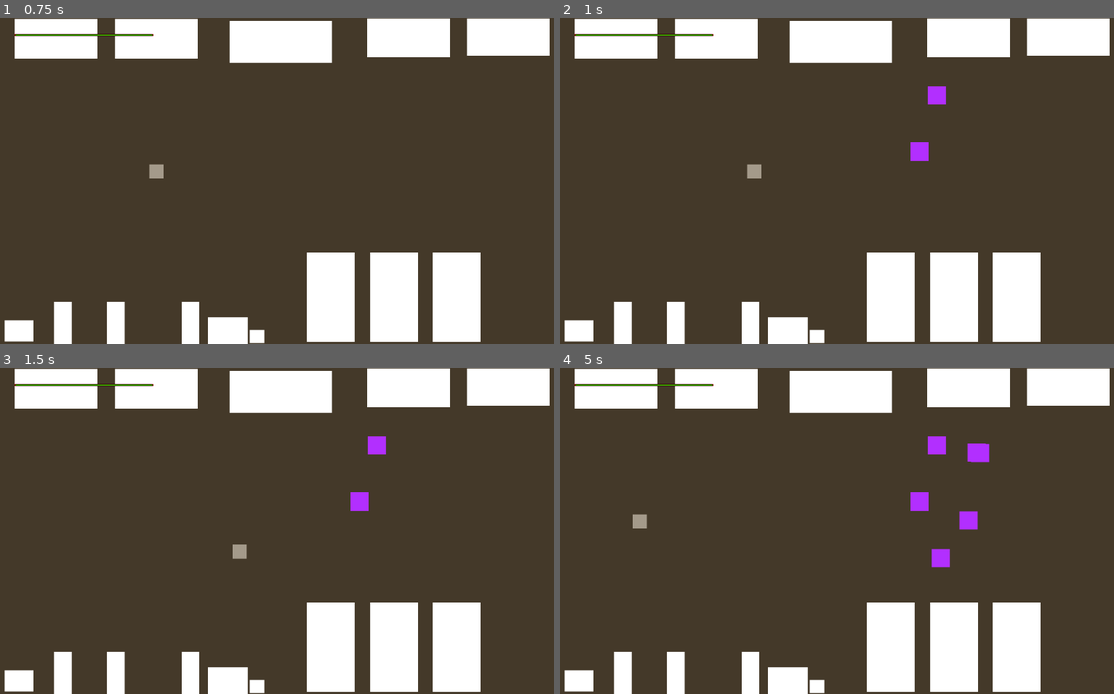
Above: before the commit, frames 1-4 (two rows, left to right).
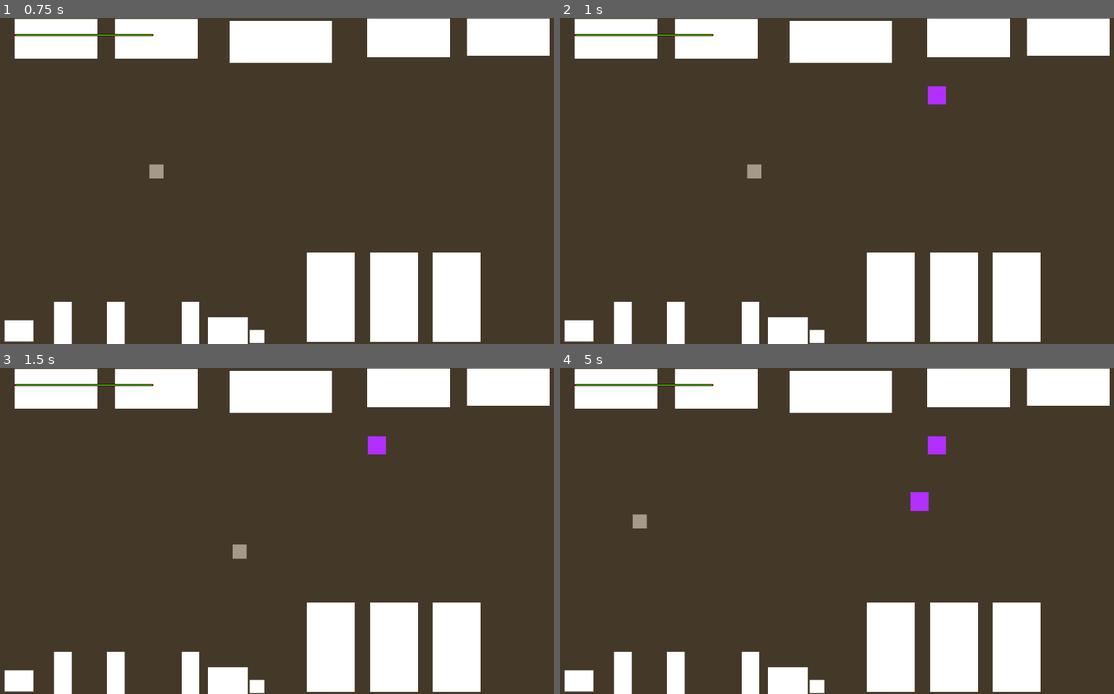
Above: after the commit, the same moments.

Repository: bwang-sketch/12-DT
Game: Godot game, scene res://scenes/node_2d.tscn
The game is run twice, just before and just after one commit, with the same random seed, the same clock (stepped at 60 frames per second) and the same inputs. Before the commit the project starts from res://node_2d.tscn.
Inputs:
- Up to frame 1 (0.75 s): tap Enter at 0.5 s; hold Right (ui_right) from 0.53 s (still down)
- Up to frame 2 (1 s): keep holding Right (ui_right)
- Up to frame 3 (1.5 s): release Right (ui_right) at 1.28 s; hold Down (ui_down) from 1.28 s (still down)
- Up to frame 4 (5 s): release Down (ui_down) at 2.03 s; hold Right (ui_right) 2.03-2.78 s; tap Space at 2.75 s; hold Up (ui_up) 2.78-3.53 s; hold Left (ui_left) from 3.53 s (still down)

Frame 1 is identical in both runs. In frame 2, 0.2% of the frame differs, in the area x 63-67%, y 38-44%; in frame 3, 0.2%; in frame 4, 0.6%, in the area x 67-78%, y 23-62%.

Commit message:
developed enemy spawn limit

Diff:
--- a/12dt-game/enemy.tscn
+++ b/12dt-game/scenes/enemy.tscn
@@ -1,6 +1,6 @@
 [gd_scene format=3 uid="uid://dcnpehhbyqtja"]
 
-[ext_resource type="Script" uid="uid://b7d7gicoq7ym2" path="res://enemy.gd" id="1_7k104"]
+[ext_resource type="Script" uid="uid://b7d7gicoq7ym2" path="res://scripts/enemy.gd" id="1_7k104"]
 
 [sub_resource type="CircleShape2D" id="CircleShape2D_7xaro"]
 radius = 18.027756
--- a/12dt-game/node_2d.tscn
+++ b/12dt-game/scenes/node_2d.tscn
@@ -1,8 +1,8 @@
 [gd_scene format=3 uid="uid://dyj63d2ucw30q"]
 
-[ext_resource type="Script" uid="uid://dil1a2hwd7rp0" path="res://manager.gd" id="1_0e48y"]
-[ext_resource type="PackedScene" uid="uid://buyqcvi5km5hj" path="res://player.tscn" id="1_wtcfe"]
-[ext_resource type="PackedScene" uid="uid://dcnpehhbyqtja" path="res://enemy.tscn" id="2_epypp"]
+[ext_resource type="Script" uid="uid://dil1a2hwd7rp0" path="res://scripts/manager.gd" id="1_rnjyy"]
+[ext_resource type="PackedScene" uid="uid://dcnpehhbyqtja" path="res://scenes/enemy.tscn" id="2_4vge2"]
+[ext_resource type="PackedScene" uid="uid://buyqcvi5km5hj" path="res://scenes/player.tscn" id="3_04qyp"]
 
 [sub_resource type="RectangleShape2D" id="RectangleShape2D_wtcfe"]
 size = Vector2(164, 80.25)
@@ -53,11 +53,11 @@
 point_count = 4
 
 [node name="Node2D" type="Node2D" unique_id=1454970592 node_paths=PackedStringArray("enemy_spawn")]
-script = ExtResource("1_0e48y")
+script = ExtResource("1_rnjyy")
 enemy_spawn = NodePath("Path2D/PathFollow2D")
-enemy_scene = ExtResource("2_epypp")
-
-[node name="CharacterBody2D" parent="." unique_id=1052891024 node_paths=PackedStringArray("health_ui") instance=ExtResource("1_wtcfe")]
+enemy_scene = ExtResource("2_4vge2")
+
+[node name="CharacterBody2D" parent="." unique_id=1052891024 node_paths=PackedStringArray("health_ui") instance=ExtResource("3_04qyp")]
 position = Vector2(256, 305)
 health_ui = NodePath("../CanvasLayer/ProgressBar")
 
--- a/12dt-game/player.tscn
+++ b/12dt-game/scenes/player.tscn
@@ -1,6 +1,6 @@
 [gd_scene format=3 uid="uid://buyqcvi5km5hj"]
 
-[ext_resource type="Script" uid="uid://bgtvgj3cgu5gg" path="res://player.gd" id="1_4flbx"]
+[ext_resource type="Script" uid="uid://bgtvgj3cgu5gg" path="res://scripts/player.gd" id="1_4flbx"]
 
 [sub_resource type="CircleShape2D" id="CircleShape2D_sh265"]
 radius = 14.035668
--- a/12dt-game/manager.gd
+++ b/12dt-game/scripts/manager.gd
@@ -7,15 +7,15 @@
 
 # Called when the node enters the scene tree for the first time.
 func _spawn_enemy() -> void:
-	var enemy = enemy_scene.instantiate()
-	enemy_spawn.progress_ratio = randf_range(0.0, 1.0)
-	enemy.global_position = enemy_spawn.global_position
-	add_child(enemy)
-
 	var enemy_amount = get_tree().get_nodes_in_group("enemies").size()
 	if enemy_amount < 3:
-		_spawn_enemy()
-	return
+
+		var enemy = enemy_scene.instantiate()
+		enemy_spawn.progress_ratio = randf_range(0.0, 1.0)
+		enemy.global_position = enemy_spawn.global_position
+		add_child(enemy)
+
+
 
 
 
Renamed: 12dt-game/enemy.gd -> 12dt-game/scripts/enemy.gd
Renamed: 12dt-game/enemy.gd.uid -> 12dt-game/scripts/enemy.gd.uid
Renamed: 12dt-game/manager.gd.uid -> 12dt-game/scripts/manager.gd.uid
Renamed: 12dt-game/player.gd -> 12dt-game/scripts/player.gd
Renamed: 12dt-game/player.gd.uid -> 12dt-game/scripts/player.gd.uid
